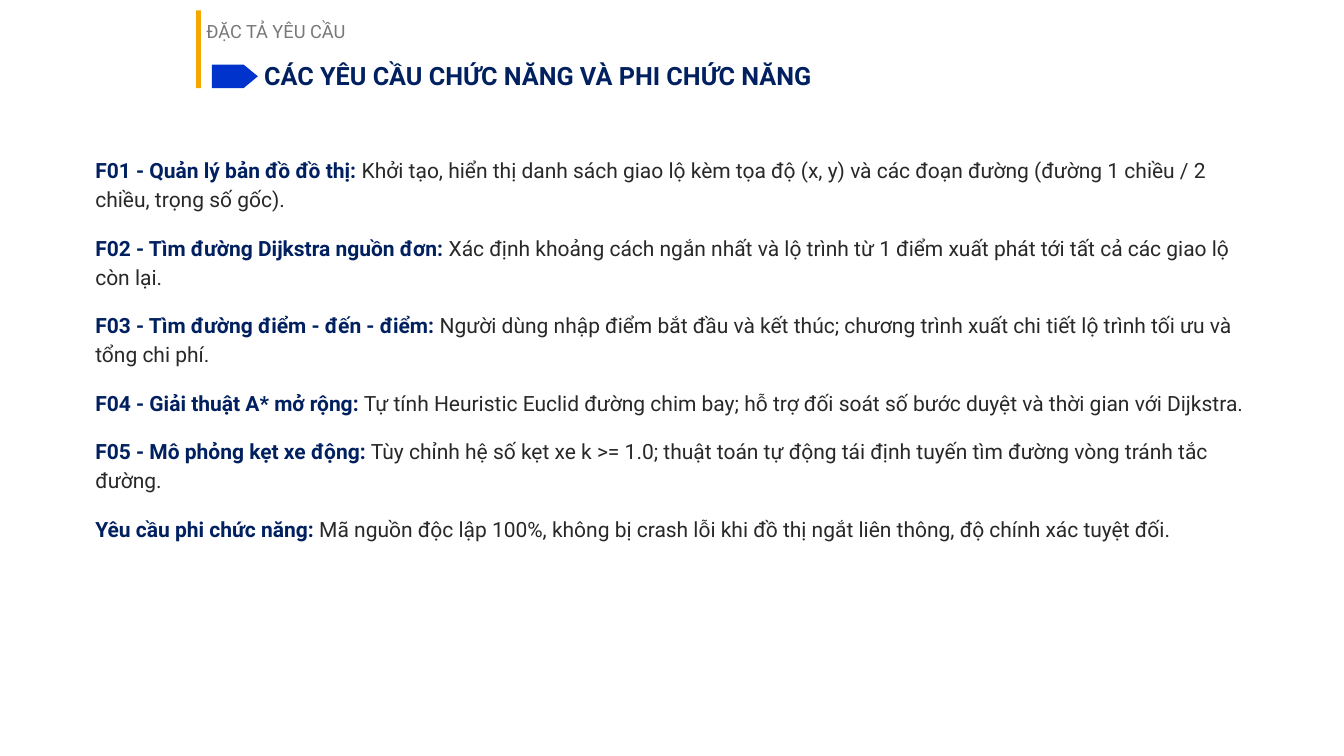
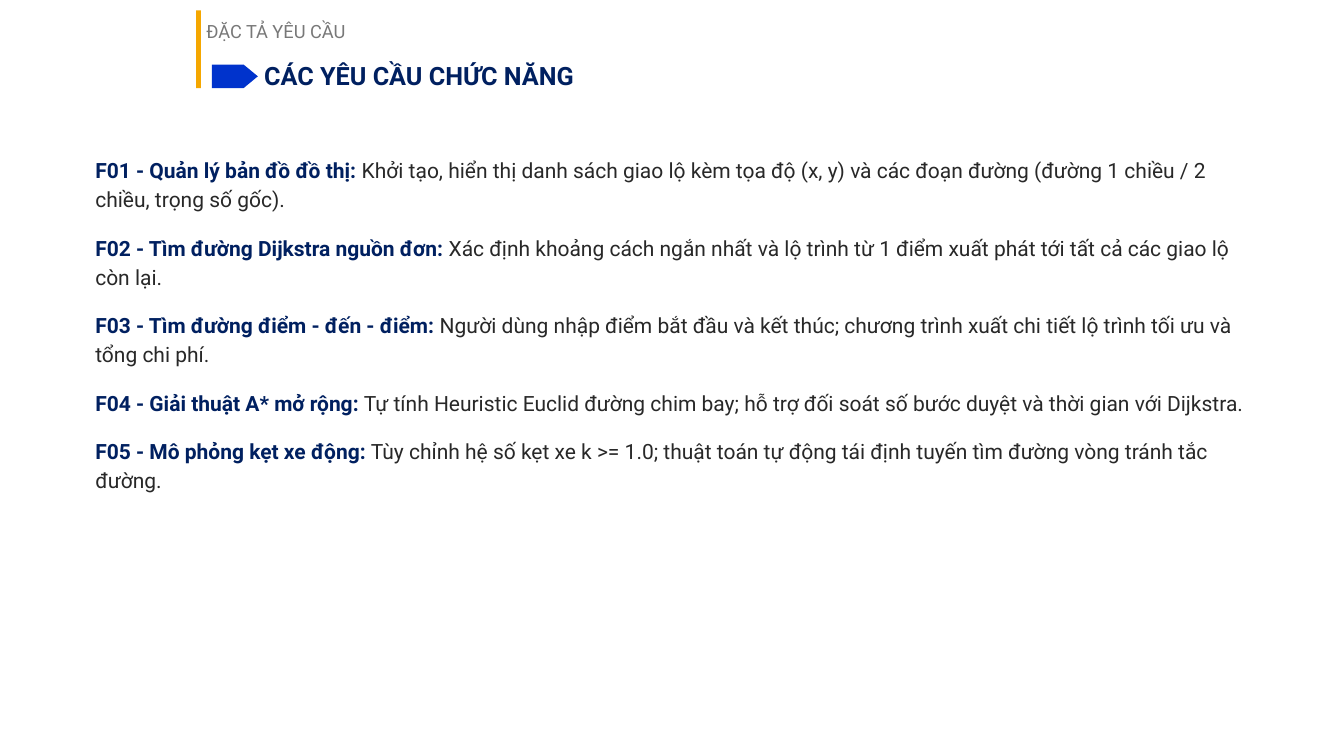
Before and after one commit to hakien2525-pixel/CTDLGT, a slide deck: slide 6 of NopBai/BaoCao_ThuyetTrinh_DeTai5.pptx (slide 7 before the commit). Drawn at 1344x756 pixels with LibreOffice and Linux fonts; fonts in the diff are those of the drawing; background and template pictures are left out. Boxes give left, top, right and bottom in pixels: in the first picture for what was removed or moved away, otherwise in the second. Text is boxed around its words. In the diff, an @@ line names an element or a change of style, - is before the commit and + after.

```diff
--- a/NopBai/BaoCao_ThuyetTrinh_DeTai5.pptx
+++ b/NopBai/BaoCao_ThuyetTrinh_DeTai5.pptx
@@ title at (264, 62, 574, 86): text changed @@
-CÁC YÊU CẦU CHỨC NĂNG VÀ PHI CHỨC NĂNG
+CÁC YÊU CẦU CHỨC NĂNG
@@ text at (95, 519, 1170, 542): paragraph removed @@
-Yêu cầu phi chức năng: Mã nguồn độc lập 100%, không bị crash lỗi khi đồ thị ngắt liên thông, độ chính xác tuyệt đối.
```
Also in this commit, not shown: 3 other slides changed, 3 slides removed.
